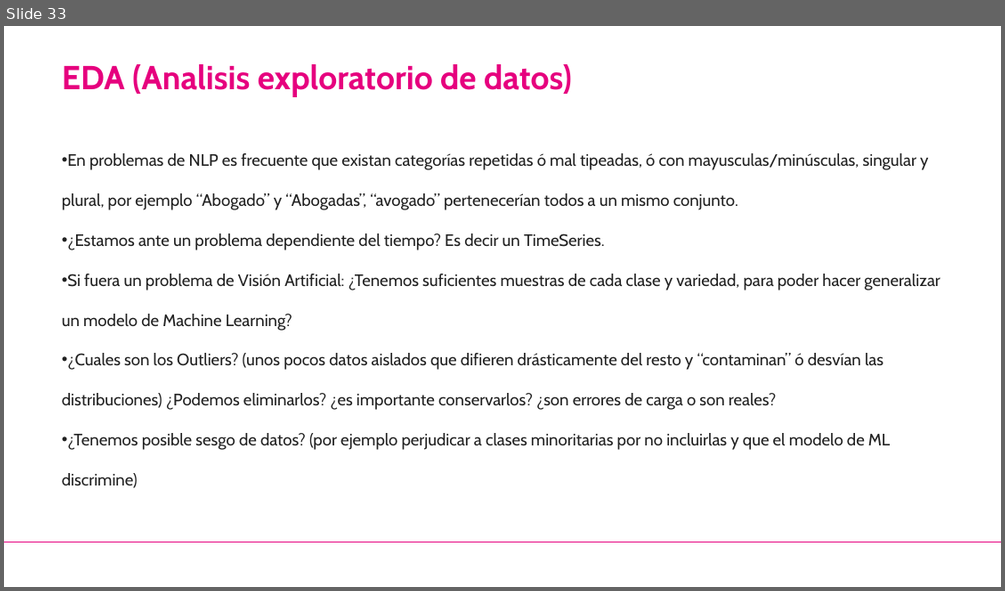
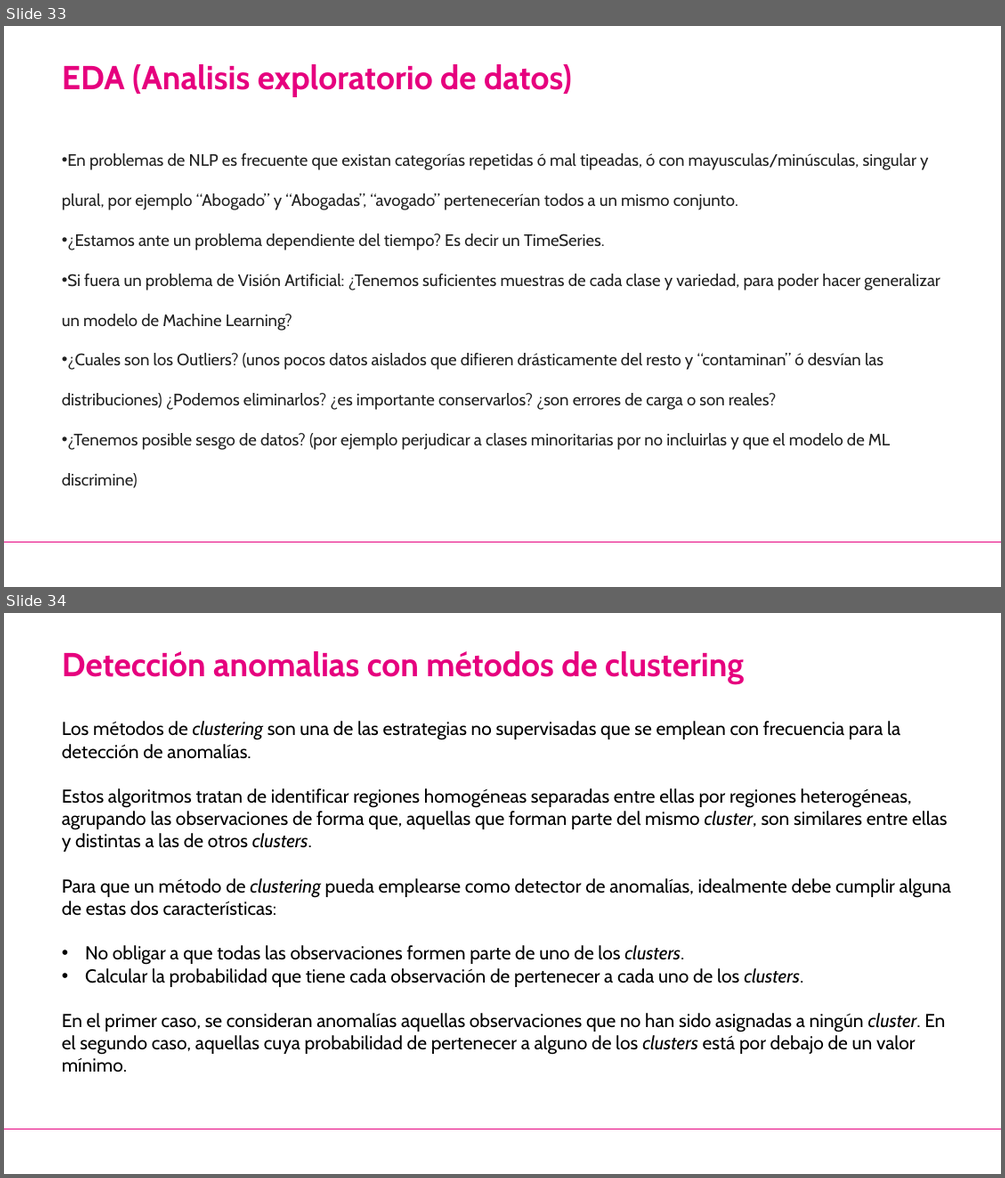
Before and after one commit to jorcapla/UE_proyecto_bigdata, a slide deck: Detección de anomalias/Deteccion_Anomalias.pptx. Shown one above the other, each under a label of ours: slide 33 before the commit, slides 33 and 34 after it. The pictures are 1005x591 and 1005x1178 pixels, drawn with LibreOffice and Linux fonts; fonts in the diff are those of the drawing; background and template pictures are left out. Boxes give left, top, right and bottom in pixels: in the first picture for what was removed or moved away, otherwise in the second. Text is boxed around its words. In the diff, an @@ line names an element or a change of style, - is before the commit and + after.

```diff
--- a/Detección de anomalias/Deteccion_Anomalias.pptx
+++ b/Detección de anomalias/Deteccion_Anomalias.pptx
@@ slide 34 added at [4, 613, 1001, 1174], background #FFFFFF; not listed: 1 template element that a slide beside it also shows @@
@@ text added at [62, 651, 744, 684], 32 pt, text #E6007E, bold @@
+Detección anomalias con métodos de clustering
@@ text added at [62, 721, 951, 1071], 18 pt, text #000000 @@
+Los métodos de clustering son una de las estrategias no supervisadas que se emplean con frecuencia para la detección de anomalías.
+Estos algoritmos tratan de identificar regiones homogéneas separadas entre ellas por regiones heterogéneas, agrupando las observaciones de forma que, aquellas que forman parte del mismo cluster, son similares entre ellas y distintas a las de otros clusters.
+Para que un método de clustering pueda emplearse como detector de anomalías, idealmente debe cumplir alguna de estas dos características:
+• No obligar a que todas las observaciones formen parte de uno de los clusters.
+• Calcular la probabilidad que tiene cada observación de pertenecer a cada uno de los clusters.
+En el primer caso, se consideran anomalías aquellas observaciones que no han sido asignadas a ningún cluster. En el segundo caso, aquellas cuya probabilidad de pertenecer a alguno de los clusters está por debajo de un valor mínimo.
```
Also in this commit, not shown: 17 other slides added, 18 other files.
